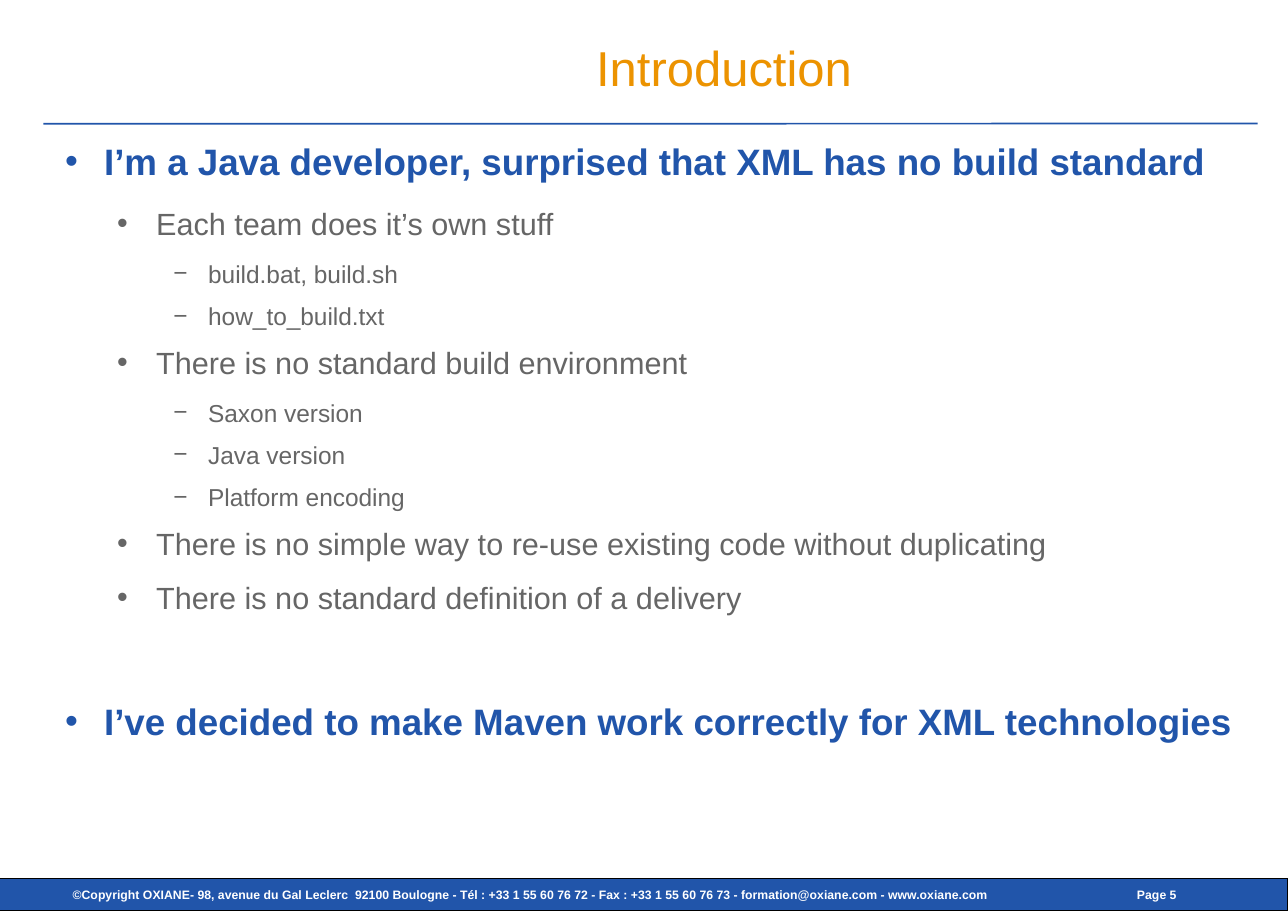
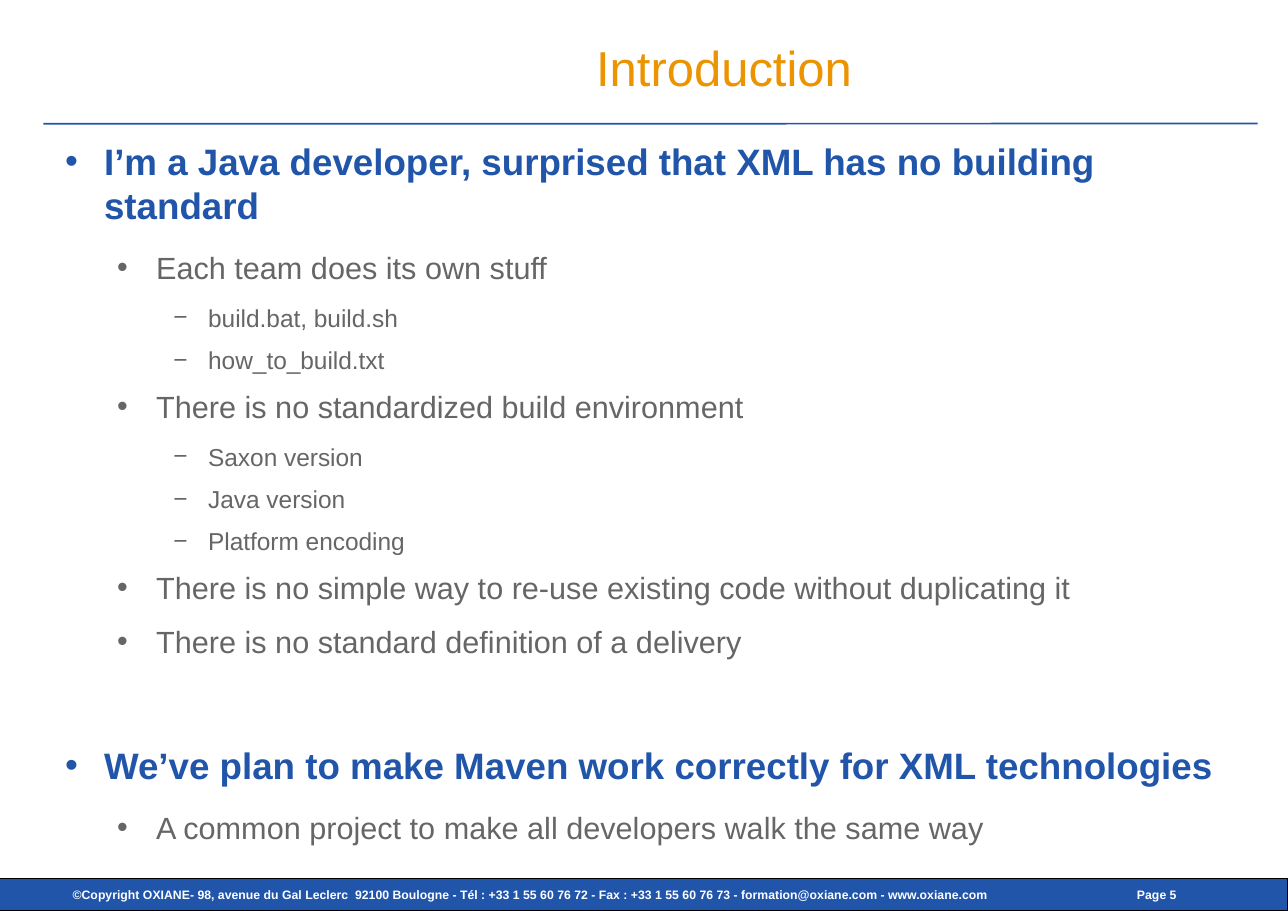
Before and after one commit to cmarchand/xmlprague-demo, a slide deck: slide 5 of src/site/slides_2.odp. Drawn at 1288x911 pixels with LibreOffice and Linux fonts; fonts in the diff are those of the drawing; background and template pictures are left out. Boxes give left, top, right and bottom in pixels: in the first picture for what was removed or moved away, otherwise in the second. Text is boxed around its words. In the diff, an @@ line names an element or a change of style, - is before the commit and + after.

```diff
--- a/src/site/slides_2.odp
+++ b/src/site/slides_2.odp
@@ text at box(104, 148, 1095, 280): text changed @@
-• I’m a Java developer, surprised that XML has no build standard
-  • Each team does it’s own stuff
+• I’m a Java developer, surprised that XML has no building standard
+  • Each team does its own stuff
@@ text at box(156, 396, 744, 419): text changed @@
-  • There is no standard build environment
+  • There is no standardized build environment
@@ text at box(156, 577, 1070, 605): text changed @@
-  • There is no simple way to re-use existing code without duplicating
+  • There is no simple way to re-use existing code without duplicating it
@@ text at box(104, 752, 1212, 844): text changed @@
-• I’ve decided to make Maven work correctly for XML technologies
+• We’ve plan to make Maven work correctly for XML technologies
+  • A common project to make all developers walk the same way
```
Also in this commit, not shown: 9 other slides changed, 1 slide removed, 6 other files.
